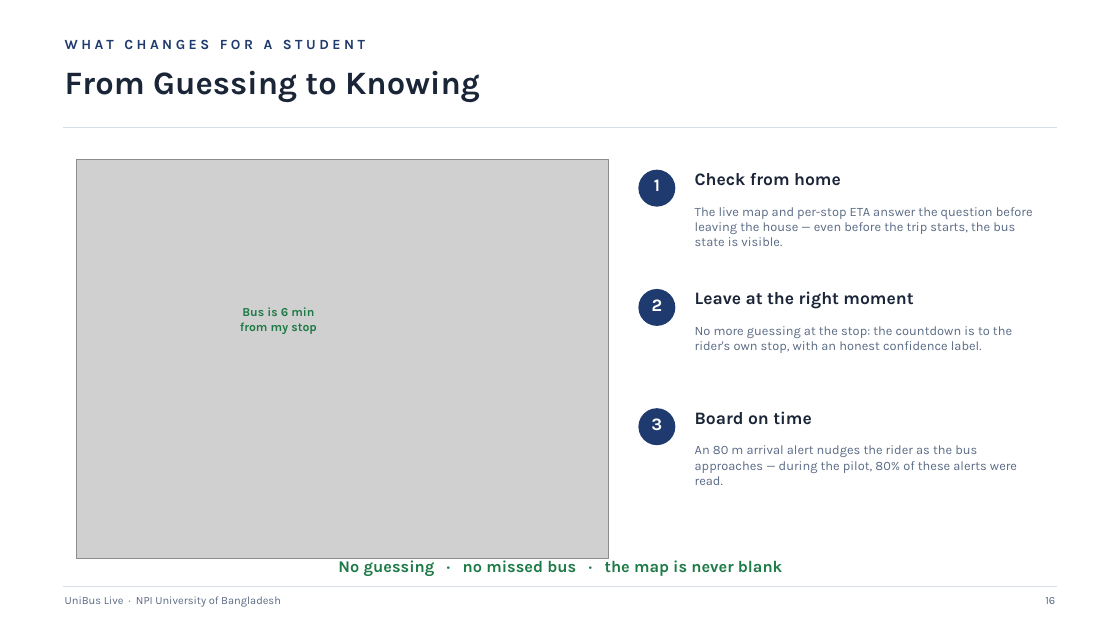
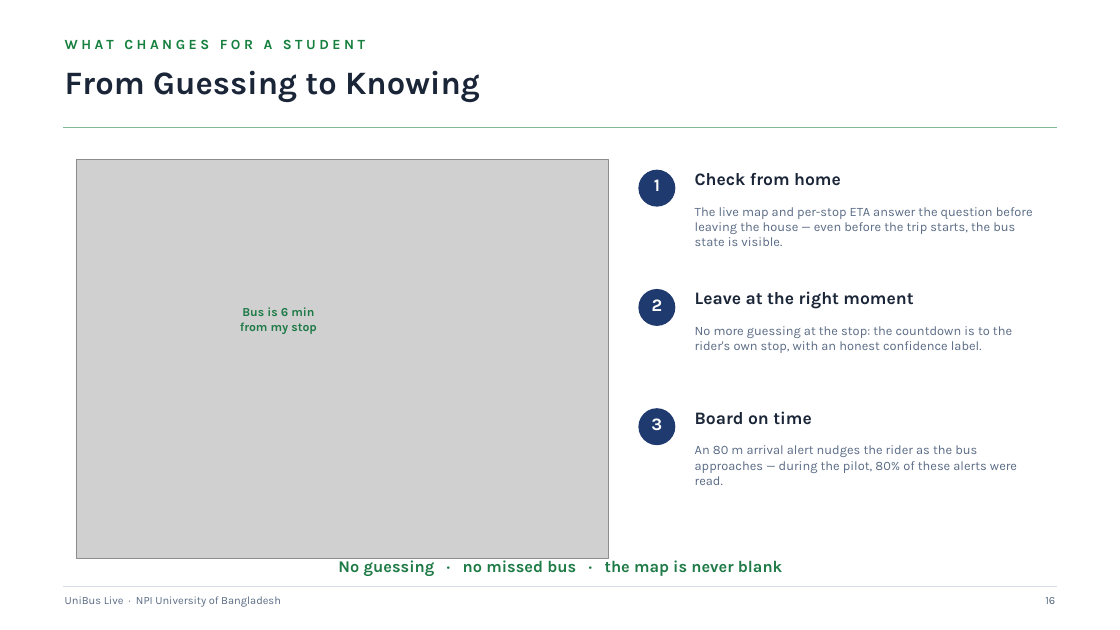
Before and after one commit to mdshishirhossain05/bus-tracking-backend, a slide deck: slide 16 of thesis/ppt/UniBus_Live_Academic_Presentation.pptx. Drawn at 1120x630 pixels with LibreOffice and Linux fonts; fonts in the diff are those of the drawing; grey boxes stand for pictures. Boxes give left, top, right and bottom in pixels: in the first picture for what was removed or moved away, otherwise in the second. Text is boxed around its words. In the diff, an @@ line names an element or a change of style, - is before the commit and + after.

```diff
--- a/thesis/ppt/UniBus_Live_Academic_Presentation.pptx
+++ b/thesis/ppt/UniBus_Live_Academic_Presentation.pptx
@@ text "WHAT CHANGES FOR A STUDENT" at (65, 39, 365, 49): text colour #1F3A6E to #15803D @@
@@ line (63, 128) - (1057, 128): stroke #D8DEE9 1.2 pt to #7EB994 1.2 pt @@
```
Also in this commit, not shown: 18 other slides changed.
